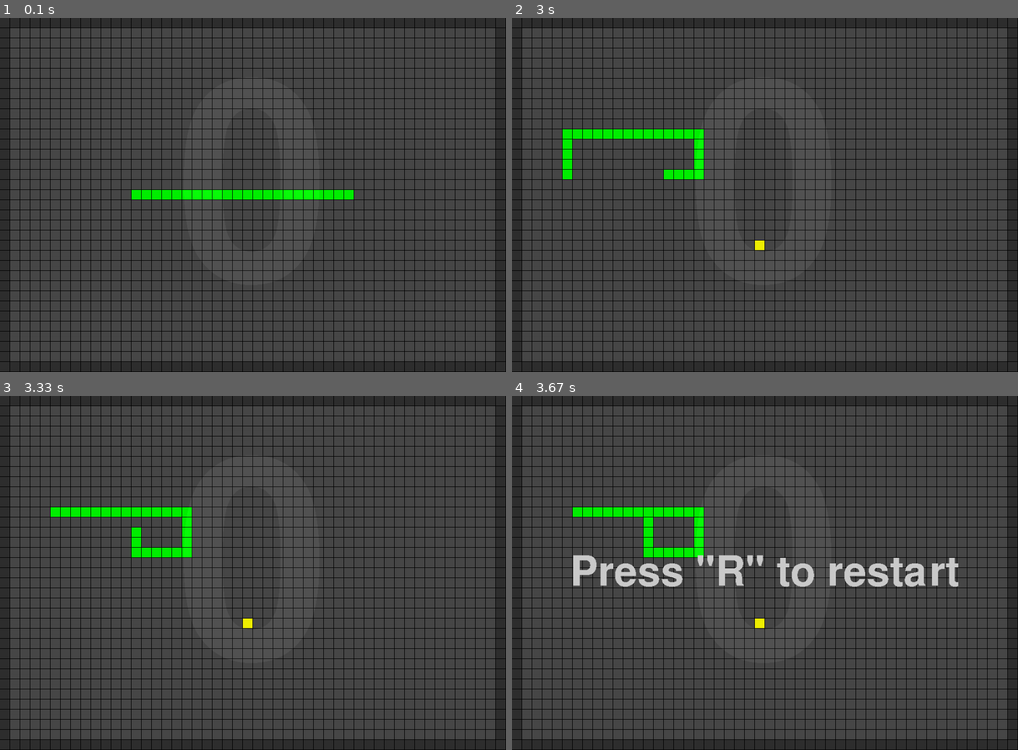
Above: before the commit, frames 1-4 (two rows, left to right).
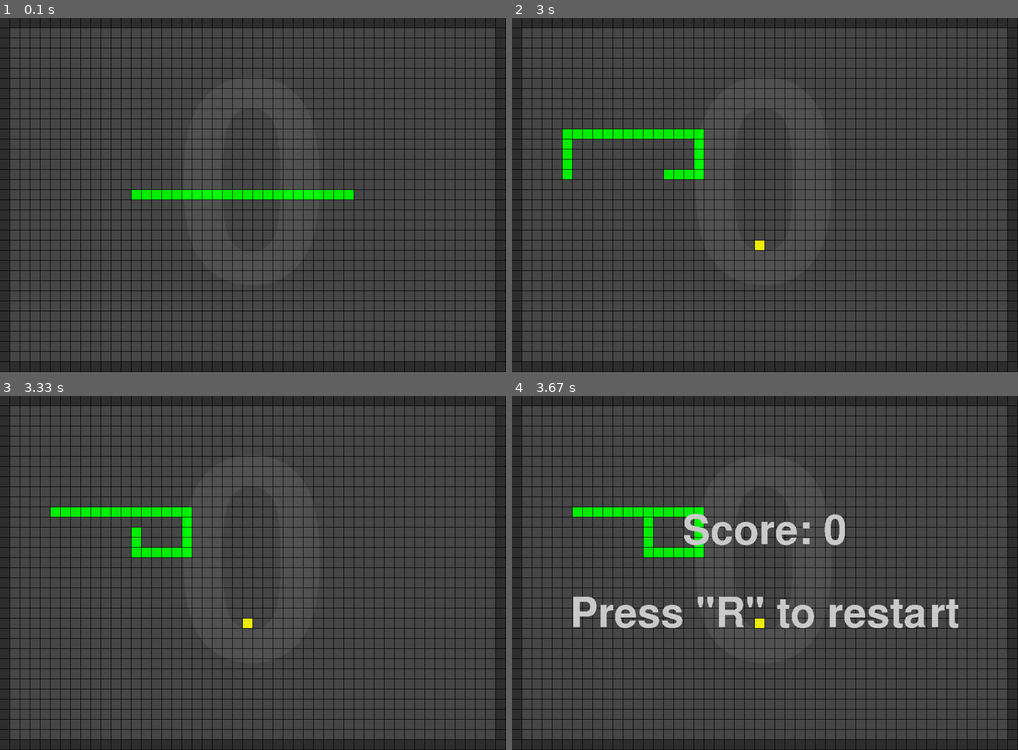
Above: after the commit, the same moments.

Repository: hsadler/learn-pygame
Game: pygame game, started from my_games/snake/snake.py
Same seed, same stepped clock (60 frames per second), same inputs: the game is played once before the commit and once after it.
Inputs:
- Up to frame 1 (0.1 s): no input
- Up to frame 2 (3 s): hold Right 0.33-0.8 s; hold Up 0.83-1.3 s; hold Right 1.33-1.8 s; hold Down 2.4-2.7 s; hold Left from 2.73 s (still down)
- Up to frame 3 (3.33 s): release Left at 3.13 s; hold Up from 3.17 s (still down)
- Up to frame 4 (3.67 s): release Up at 3.53 s

Frames 1-3 are identical in both runs. In frame 4, 6.3% of the frame differs, in the area x 12-89%, y 33-66%.

Commit message:
add final game score to snake game

Diff:
--- a/my_games/snake/lib/business/game.py
+++ b/my_games/snake/lib/business/game.py
@@ -220,16 +220,32 @@
 	def check_restart(self):
 		pygame = self.game.pygame
 		config = self.game.config
-		# write restart dialoge to screen
+		# get font
 		font = pygame.font.Font(None, config.RESTART_TEXT_SIZE)
-		text = 'Press "R" to restart'
-		size = font.size(text)
-		ren = font.render(text, 0, config.RESTART_TEXT_COLOR)
+		# write score text
+		score_text = 'Score: {0}'.format(
+			self.points_display.get_points()
+		)
+		# size = font.size(score_text)
+		text_width, text_height = font.size(score_text)
+		ren = font.render(score_text, 0, config.RESTART_TEXT_COLOR)
 		self.game.screen.blit(
 			ren,
 			(
-				config.SCREEN_PX_WIDTH/2 - size[0]/2,
-				config.SCREEN_PX_HEIGHT/2 - size[1]/2
+				config.SCREEN_PX_WIDTH/2 - text_width/2,
+				config.SCREEN_PX_HEIGHT/2 - text_height - text_height/2
+			)
+		)
+		# write restart text
+		restart_text = 'Press "R" to restart'
+		# size = font.size(restart_text)
+		text_width, text_height = font.size(restart_text)
+		ren = font.render(restart_text, 0, config.RESTART_TEXT_COLOR)
+		self.game.screen.blit(
+			ren,
+			(
+				config.SCREEN_PX_WIDTH/2 - text_width/2,
+				config.SCREEN_PX_HEIGHT/2 + text_height - text_height/2
 			)
 		)
 		# check for 'r' key input
